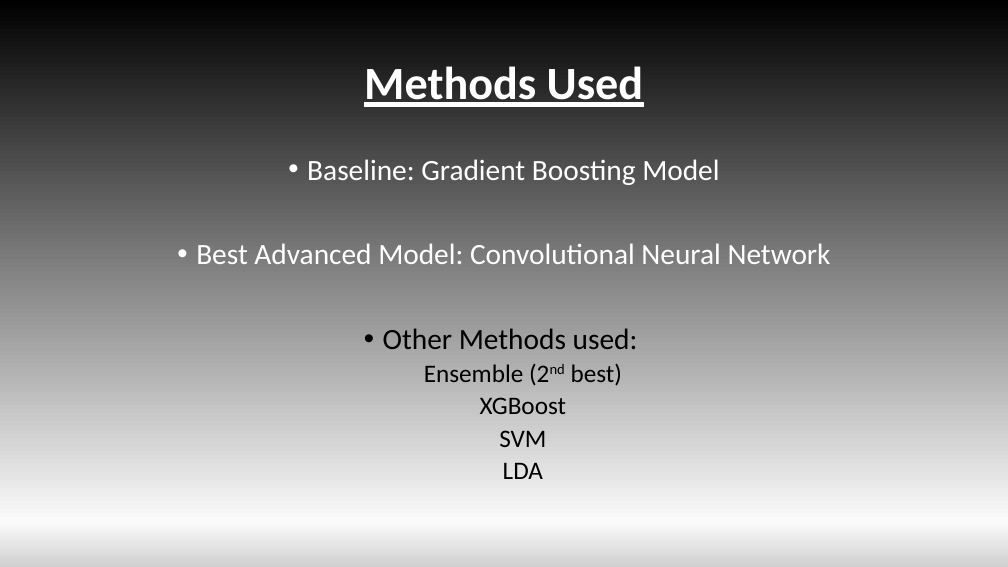
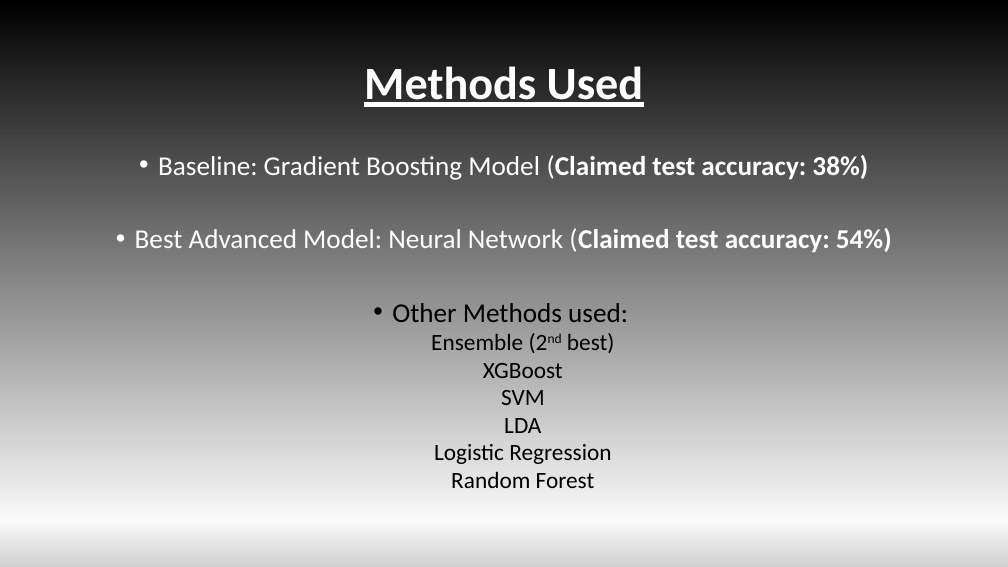
Before and after one commit to MakiMaki001/Spring2020-Project3-group5, a slide deck: slide 2 of doc/Project 3- Image Classification.pptx. Drawn at 1008x567 pixels with LibreOffice and Linux fonts; fonts in the diff are those of the drawing. Boxes give left, top, right and bottom in pixels: in the first picture for what was removed or moved away, otherwise in the second. Text is boxed around its words. In the diff, an @@ line names an element or a change of style, - is before the commit and + after.

```diff
--- a/doc/Project 3- Image Classification.pptx
+++ b/doc/Project 3- Image Classification.pptx
@@ text at (x1=135, y1=155, x2=892, y2=252): text changed; size 28 to 25.9 pt @@
-• Baseline: Gradient Boosting Model
-• Best Advanced Model: Convolutional Neural Network
+• Baseline: Gradient Boosting Model (Claimed test accuracy: 38%)
+• Best Advanced Model: Neural Network (Claimed test accuracy: 54%)
@@ text at (x1=392, y1=303, x2=628, y2=433): size 28 to 25.9 pt in "Other Methods used:"; size 24 to 22.2 pt in "Ensemble (2nd best)", "XGBoost", "SVM", "LDA"; line spacing 0.9 to 0.8 @@
@@ text at (x1=434, y1=444, x2=611, y2=488): paragraphs added @@
+  Logistic Regression
+  Random Forest
```
Also in this commit, not shown: 3 other slides changed, 1 other file.
